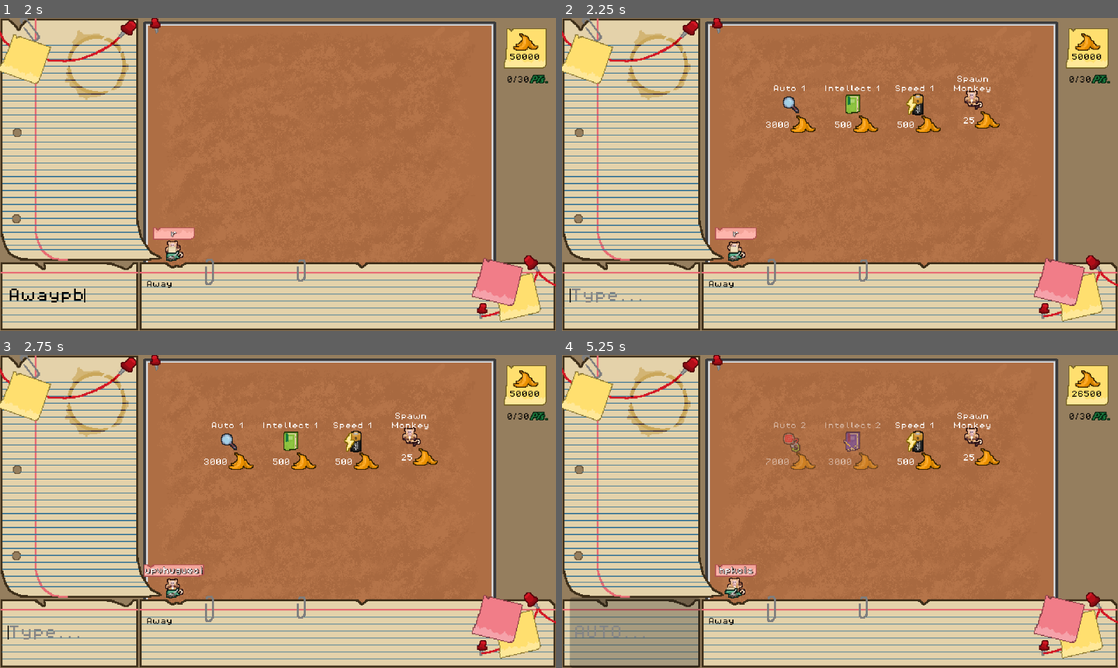
Above: before the commit, frames 1-4 (two rows, left to right).
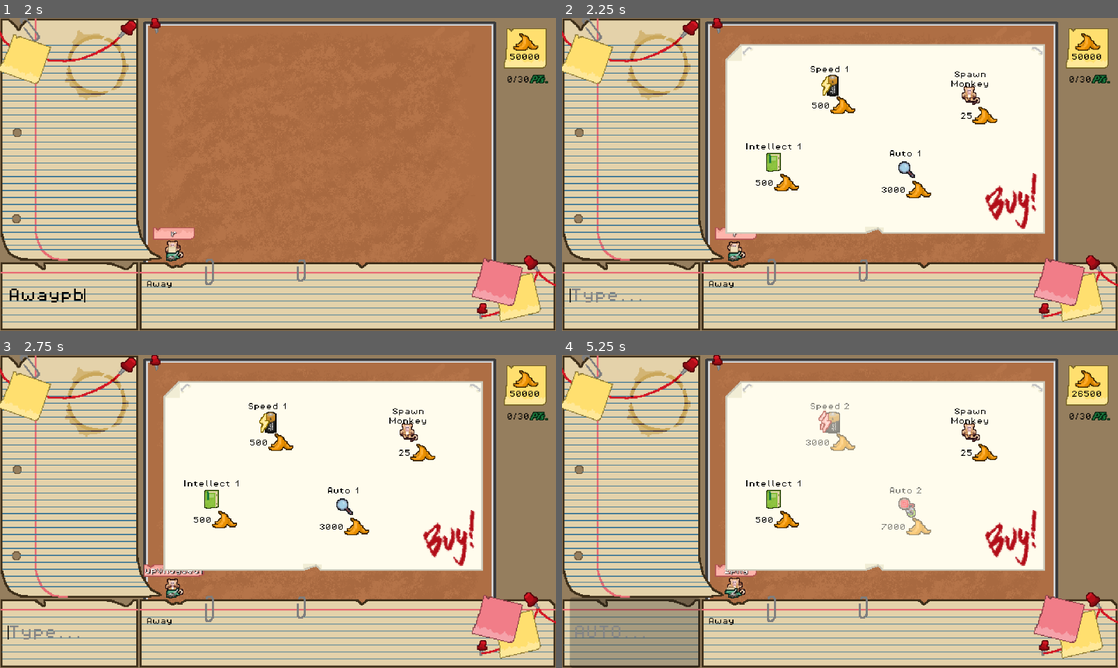
Above: after the commit, the same moments.

Repository: levienk/GMTK-Game-Jam-2024
Game: Godot game, scene res://game.tscn
Two runs of this game, one before a commit and one after it. Both use one fixed random seed, a clock stepped at 60 frames per second and the inputs below. Sound files missing from this copy of the repository are replaced by a short silence.
Inputs (mouse positions are in pixels of both pictures, inside the frame that each line leads up to):
- Up to frame 1 (2 s): click (72, 296) at 0.52 s; type "Away" at 0.6 s; type "pb" at 1.25 s
- Up to frame 2 (2.25 s): tap Enter (submit) at 2 s; move the mouse to (1084, 49) at 2.02 s; hold Enter (submit) from 2.03 s (still down); click (1084, 49) at 2.17 s
- Up to frame 3 (2.75 s): keep holding Enter (submit)
- Up to frame 4 (5.25 s): release Enter (submit) at 2.75 s; click "3000" at 2.75 s; click "7000" at 3.5 s; click "500" at 4.25 s; click "3000" at 5 s

Frame 1 is identical in both runs. In frame 2, 35% of the frame differs, in the area x 29-87%, y 8-70%; in frame 3, 35%; in frame 4, 35%, in the area x 28-87%, y 8-71%.

Commit message:
Shop, with background + text
Shop now has a background, sits above the monkeys, and has nicely readable text.

12 hours remain. Good luck, my friends.

Diff:
--- a/interface/shop_box.tscn
+++ b/interface/shop_box.tscn
@@ -1,8 +1,9 @@
-[gd_scene load_steps=7 format=3 uid="uid://d0rijm254wi7t"]
+[gd_scene load_steps=8 format=3 uid="uid://d0rijm254wi7t"]
 
 [ext_resource type="PackedScene" uid="uid://crtew8dttcvtd" path="res://interface/shop_buttons/monkey_button.tscn" id="1_7b1uk"]
 [ext_resource type="Script" path="res://interface/shop_box.gd" id="1_c07bq"]
 [ext_resource type="PackedScene" uid="uid://cfysk3jibfisb" path="res://interface/shop_buttons/auto_move_button.tscn" id="2_7u6el"]
+[ext_resource type="Texture2D" uid="uid://dpcamo5h1ejiw" path="res://assets/art/background/Shop.png" id="2_qntf6"]
 [ext_resource type="PackedScene" uid="uid://b3vvy3yoajmuo" path="res://interface/shop_buttons/intellect_button.tscn" id="3_kj5jh"]
 [ext_resource type="PackedScene" uid="uid://hotnvkxdrx8c" path="res://interface/shop_buttons/speed_button.tscn" id="4_k3r1t"]
 
@@ -10,6 +11,7 @@
 size = Vector2(360, 216)
 
 [node name="ShopBox" type="Area2D"]
+z_index = 12
 position = Vector2(0, 106)
 script = ExtResource("1_c07bq")
 
@@ -17,42 +19,33 @@
 position = Vector2(180, 2)
 shape = SubResource("RectangleShape2D_hwkeb")
 
-[node name="HFlowContainer" type="HFlowContainer" parent="."]
-custom_minimum_size = Vector2(363, 213)
-offset_top = -53.0
-offset_right = 363.0
-offset_bottom = 160.0
-size_flags_horizontal = 3
-size_flags_vertical = 4
+[node name="TextureRect" type="TextureRect" parent="."]
+z_index = -1
+offset_top = -106.0
+offset_right = 368.0
+offset_bottom = 112.0
+texture = ExtResource("2_qntf6")
 
-[node name="Spacer" type="Container" parent="HFlowContainer"]
-custom_minimum_size = Vector2(55, 0)
-layout_mode = 2
+[node name="AutoMoveButton" parent="." instance=ExtResource("2_7u6el")]
+offset_left = 192.0
+offset_top = 22.0
+offset_right = 224.0
+offset_bottom = 54.0
 
-[node name="AutoMoveButton" parent="HFlowContainer" instance=ExtResource("2_7u6el")]
-layout_mode = 2
+[node name="IntellectButton" parent="." instance=ExtResource("3_kj5jh")]
+offset_left = 40.0
+offset_top = 14.0
+offset_right = 72.0
+offset_bottom = 46.0
 
-[node name="Spacer3" type="Container" parent="HFlowContainer"]
-custom_minimum_size = Vector2(32, 0)
-layout_mode = 2
+[node name="MonkeyButton" parent="." instance=ExtResource("1_7b1uk")]
+offset_left = 272.0
+offset_top = -58.0
+offset_right = 293.0
+offset_bottom = -26.0
 
-[node name="IntellectButton" parent="HFlowContainer" instance=ExtResource("3_kj5jh")]
-layout_mode = 2
-
-[node name="Spacer4" type="Container" parent="HFlowContainer"]
-custom_minimum_size = Vector2(32, 0)
-layout_mode = 2
-
-[node name="SpeedButton" parent="HFlowContainer" instance=ExtResource("4_k3r1t")]
-layout_mode = 2
-
-[node name="Spacer5" type="Container" parent="HFlowContainer"]
-custom_minimum_size = Vector2(32, 0)
-layout_mode = 2
-
-[node name="MonkeyButton" parent="HFlowContainer" instance=ExtResource("1_7b1uk")]
-layout_mode = 2
-
-[node name="Spacer2" type="Container" parent="HFlowContainer"]
-custom_minimum_size = Vector2(32, 0)
-layout_mode = 2
+[node name="SpeedButton" parent="." instance=ExtResource("4_k3r1t")]
+offset_left = 105.0
+offset_top = -75.0
+offset_right = 137.0
+offset_bottom = -43.0
--- a/interface/shop_buttons/auto_move_button.tscn
+++ b/interface/shop_buttons/auto_move_button.tscn
@@ -31,6 +31,7 @@
 offset_right = -17.0
 offset_bottom = 48.0
 grow_horizontal = 0
+theme_override_colors/font_color = Color(0, 0, 0, 1)
 theme_override_font_sizes/font_size = 8
 text = "3000"
 horizontal_alignment = 2
@@ -48,6 +49,7 @@
 offset_right = 34.0
 grow_horizontal = 2
 grow_vertical = 2
+theme_override_colors/font_color = Color(0, 0, 0, 1)
 theme_override_font_sizes/font_size = 8
 text = "Auto 1"
 horizontal_alignment = 1
--- a/interface/shop_buttons/intellect_button.tscn
+++ b/interface/shop_buttons/intellect_button.tscn
@@ -30,6 +30,7 @@
 offset_right = -17.0
 offset_bottom = 48.0
 grow_horizontal = 0
+theme_override_colors/font_color = Color(0, 0, 0, 1)
 theme_override_font_sizes/font_size = 8
 text = "500"
 horizontal_alignment = 2
@@ -47,6 +48,7 @@
 offset_right = 34.0
 grow_horizontal = 2
 grow_vertical = 2
+theme_override_colors/font_color = Color(0, 0, 0, 1)
 theme_override_font_sizes/font_size = 8
 text = "Intellect 1"
 horizontal_alignment = 1
--- a/interface/shop_buttons/monkey_button.tscn
+++ b/interface/shop_buttons/monkey_button.tscn
@@ -30,6 +30,7 @@
 offset_right = -9.0
 offset_bottom = 43.0
 grow_horizontal = 0
+theme_override_colors/font_color = Color(0, 0, 0, 1)
 theme_override_font_sizes/font_size = 8
 text = "25"
 horizontal_alignment = 2
@@ -48,6 +49,7 @@
 offset_bottom = -6.0
 grow_horizontal = 2
 grow_vertical = 2
+theme_override_colors/font_color = Color(0, 0, 0, 1)
 theme_override_font_sizes/font_size = 8
 text = "Spawn Monkey"
 horizontal_alignment = 1
--- a/interface/shop_buttons/speed_button.tscn
+++ b/interface/shop_buttons/speed_button.tscn
@@ -30,6 +30,7 @@
 offset_right = -17.0
 offset_bottom = 48.0
 grow_horizontal = 0
+theme_override_colors/font_color = Color(0, 0, 0, 1)
 theme_override_font_sizes/font_size = 8
 text = "500"
 horizontal_alignment = 2
@@ -47,6 +48,7 @@
 offset_right = 34.0
 grow_horizontal = 2
 grow_vertical = 2
+theme_override_colors/font_color = Color(0, 0, 0, 1)
 theme_override_font_sizes/font_size = 8
 text = "Speed 1"
 horizontal_alignment = 1
Not shown: 1 places in game.tscn that only renumber resources
